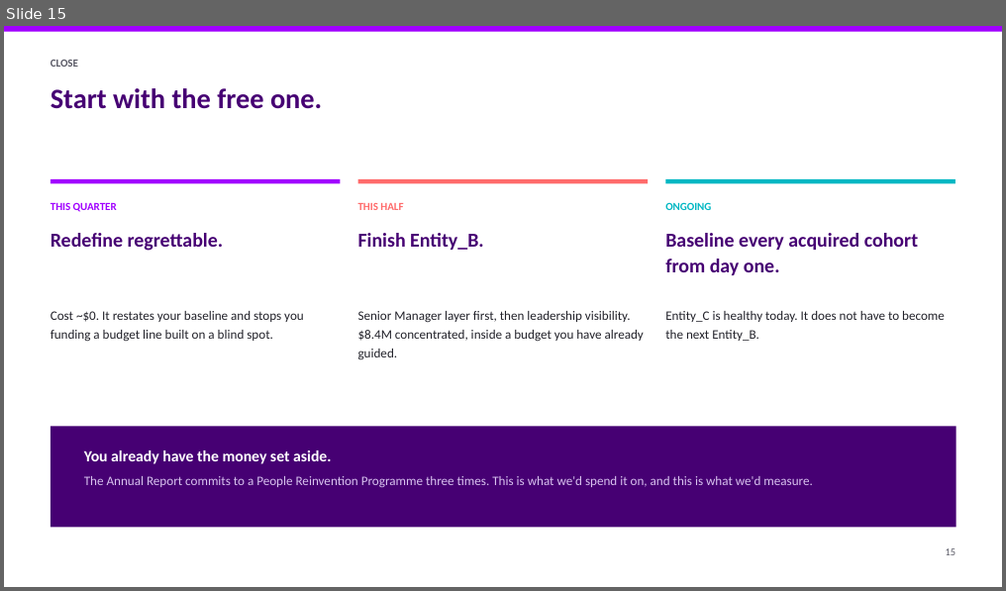
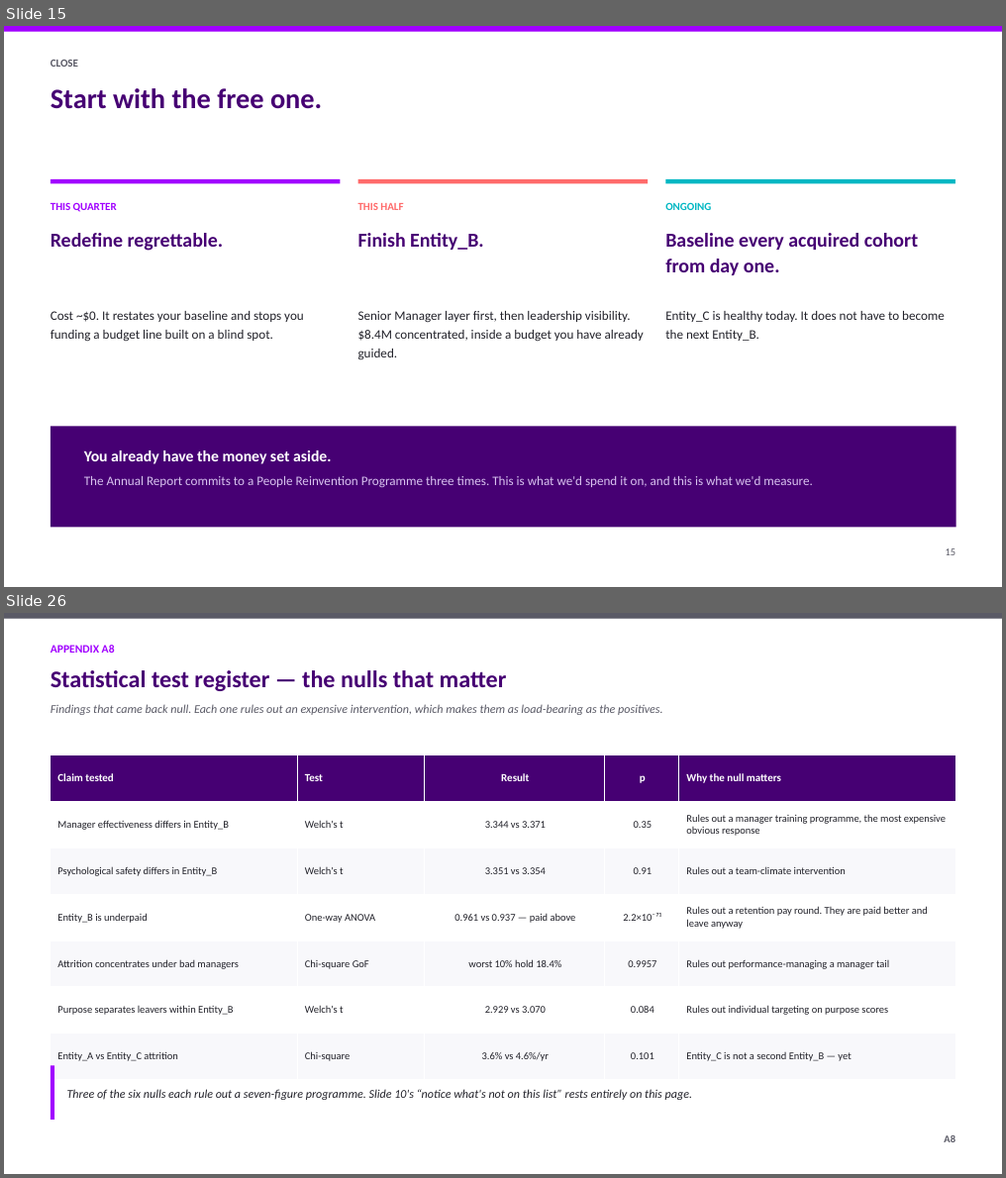
Before and after one commit to athxrva21/subaa_datathon, a slide deck: deck/NovaCorp_deck.pptx. Shown one above the other, each under a label of ours: slide 15 before the commit, slides 15 and 26 after it; the slides between them are not shown. The pictures are 1006x591 and 1006x1178 pixels, drawn with LibreOffice and Linux fonts; fonts in the diff are those of the drawing. Boxes give left, top, right and bottom in pixels: in the first picture for what was removed or moved away, otherwise in the second. Text is boxed around its words. In the diff, an @@ line names an element or a change of style, - is before the commit and + after.

Commit message:
feat(deck): add appendix A1-A14 and export full pdf

```diff
--- a/deck/NovaCorp_deck.pptx
+++ b/deck/NovaCorp_deck.pptx
@@ slide 26 added at (x1=4, y1=613, x2=1002, y2=1174), background #FFFFFF @@
@@ rectangle added at (x1=4, y1=613, x2=1002, y2=618), fill #5A5A66 @@
@@ text added at (x1=51, y1=645, x2=115, y2=653), 11 pt, text #A100FF, bold @@
+APPENDIX A8
@@ text added at (x1=51, y1=670, x2=507, y2=691), 23 pt, text #460073, bold @@
+Statistical test register — the nulls that matter
@@ text added at (x1=51, y1=704, x2=663, y2=715), 11.5 pt, text #5A5A66, italic @@
+Findings that came back null. Each one rules out an expensive intervention, which makes them as load-bearing as the positives.
@@ table added at (x1=51, y1=756, x2=956, y2=1080), 7 rows, 5 columns @@
+Claim tested | Test | Result | p | Why the null matters
+Manager effectiveness differs in Entity_B | Welch's t | 3.344 vs 3.371 | 0.35 | Rules out a manager training programme, the most expensive obvious response
+Psychological safety differs in Entity_B | Welch's t | 3.351 vs 3.354 | 0.91 | Rules out a team-climate intervention
+Entity_B is underpaid | One-way ANOVA | 0.961 vs 0.937 — paid above | 2.2×10⁻⁷¹ | Rules out a retention pay round. They are paid better and leave anyway
+Attrition concentrates under bad managers | Chi-square GoF | worst 10% hold 18.4% | 0.9957 | Rules out performance-managing a manager tail
+Purpose separates leavers within Entity_B | Welch's t | 2.929 vs 3.070 | 0.084 | Rules out individual targeting on purpose scores
+Entity_A vs Entity_C attrition | Chi-square | 3.6% vs 4.6%/yr | 0.101 | Entity_C is not a second Entity_B — yet
@@ rectangle added at (x1=51, y1=1065, x2=54, y2=1120), fill #A100FF @@
@@ text added at (x1=67, y1=1089, x2=692, y2=1100), 11.5 pt, text #22222A, italic @@
+Three of the six nulls each rule out a seven-figure programme. Slide 10's “notice what's not on this list” rests entirely on this page.
@@ text added at (x1=944, y1=1136, x2=955, y2=1143), 10 pt, text #5A5A66, bold @@
+A8
```
Also in this commit, not shown: 16 other slides added, 3 other files.
